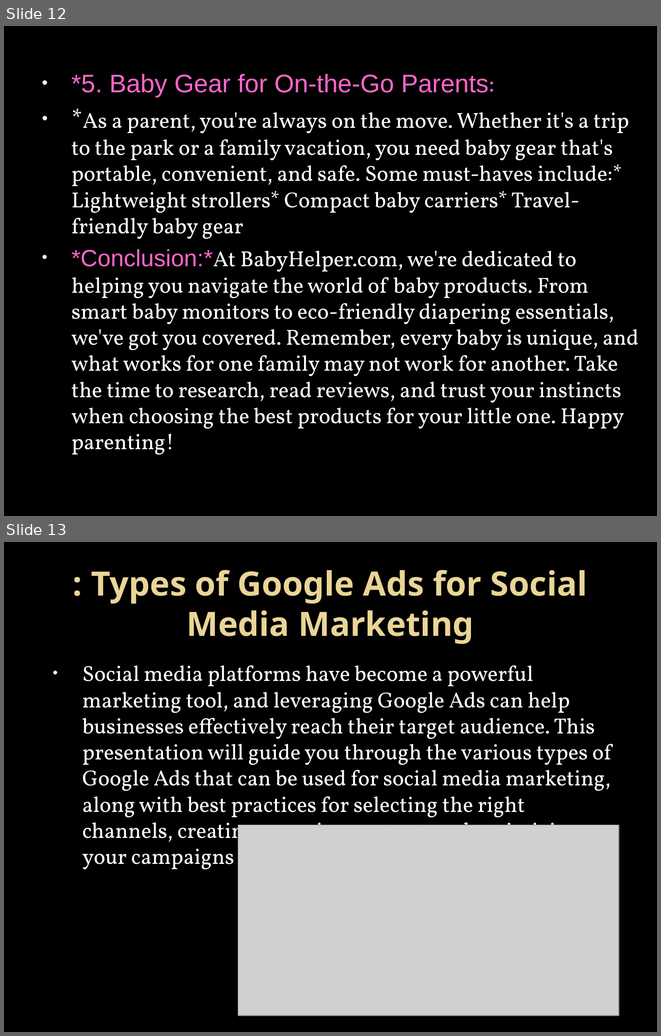
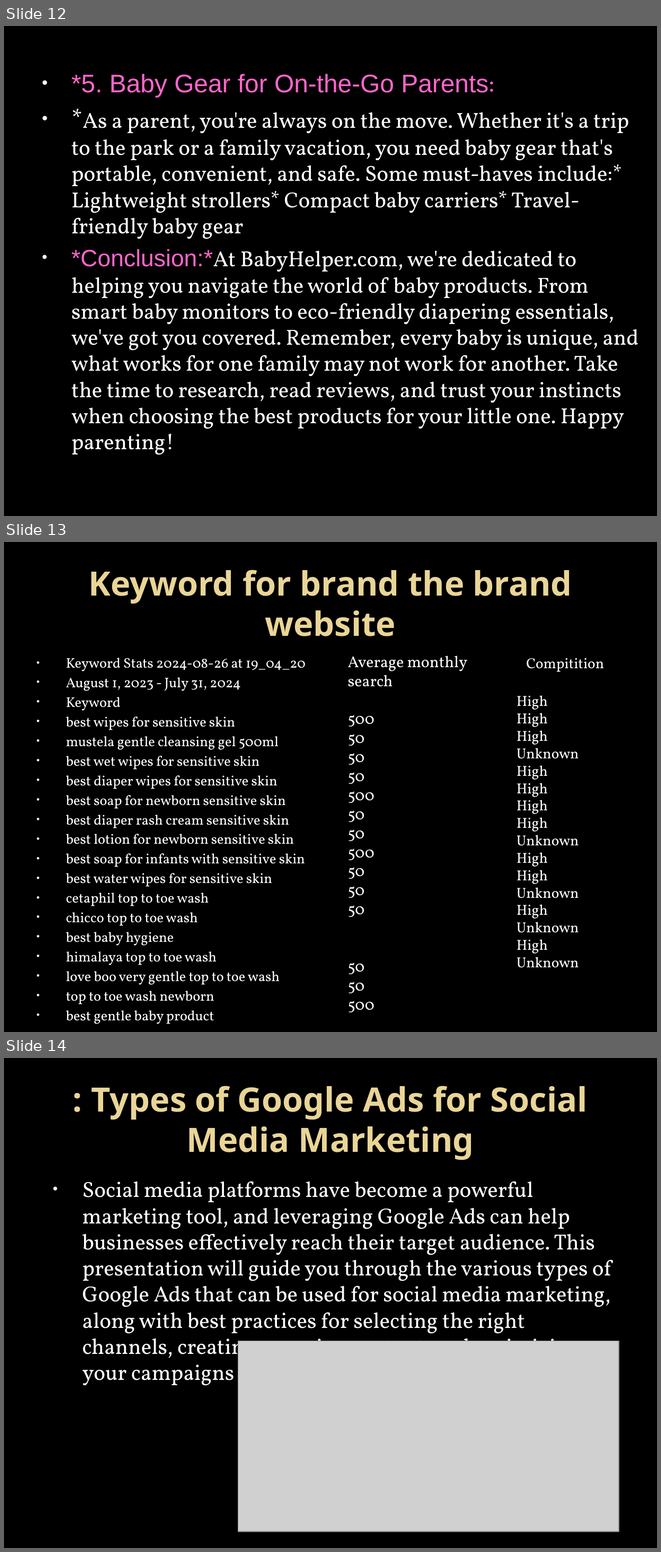
Before and after one commit to 2002august11/project-digital-marketing, a slide deck: digital marketing(prince kumar)..pptx. Shown one above the other, each under a label of ours: slides 12 and 13 before the commit, slides 12, 13 and 14 after it. The pictures are 661x1036 and 661x1552 pixels, drawn with LibreOffice and Linux fonts; fonts in the diff are those of the drawing; grey boxes stand for pictures; background and template pictures are left out. Boxes give left, top, right and bottom in pixels: in the first picture for what was removed or moved away, otherwise in the second. Text is boxed around its words. In the diff, an @@ line names an element or a change of style, - is before the commit and + after.

```diff
--- a/digital marketing(prince kumar)..pptx
+++ b/digital marketing(prince kumar)..pptx
@@ slide 13 added at (x1=4, y1=542, x2=657, y2=1032), background picture (left out) @@
@@ title added at (x1=88, y1=570, x2=572, y2=636), 36.9 pt, text gradient #EAD696 to #E7D081, bold @@
+Keyword for brand the brand website
@@ text added at (x1=66, y1=658, x2=306, y2=1004), 15.4 pt, text #FFFFFF @@
+• Keyword Stats 2024-08-26 at 19_04_20
+• August 1, 2023 - July 31, 2024
+• Keyword
+• best wipes for sensitive skin
+• mustela gentle cleansing gel 500ml
+• best wet wipes for sensitive skin
+• best diaper wipes for sensitive skin
+• best soap for newborn sensitive skin
+• best diaper rash cream sensitive skin
+• best lotion for newborn sensitive skin
+• best soap for infants with sensitive skin
+• best water wipes for sensitive skin
+• cetaphil top to toe wash
+• chicco top to toe wash
+• best baby hygiene
+• himalaya top to toe wash
+• love boo very gentle top to toe wash
+• top to toe wash newborn
+• best gentle baby product
@@ text added at (x1=348, y1=655, x2=468, y2=1012), 17.5 pt, text #FFFFFF @@
+Average monthly search
+500
+50
+50
+50
+500
+50
+50
+500
+50
+50
+50
+50
+50
+500
@@ text added at (x1=517, y1=658, x2=604, y2=968), 16 pt, text #FFFFFF @@
+Compitition
+High
+High
+High
+Unknown
+High
+High
+High
+High
+Unknown
+High
+High
+Unknown
+High
+Unknown
+High
+Unknown
@@ what was slide 13 is now slide 14 @@
```
